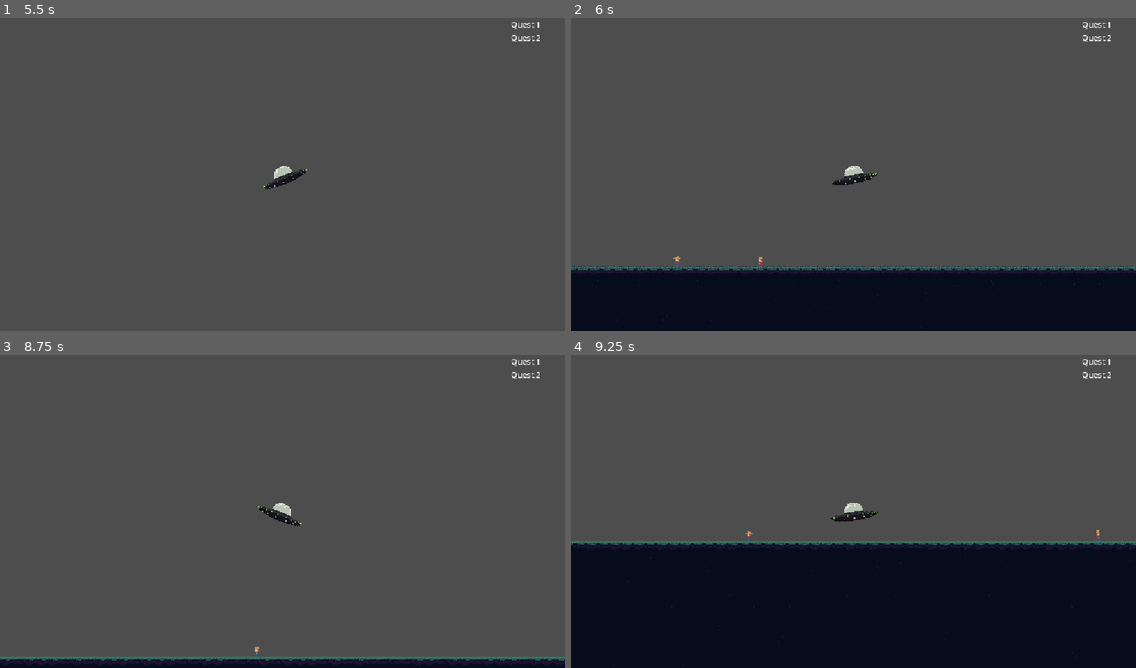
Above: before the commit, frames 1-4 (two rows, left to right).
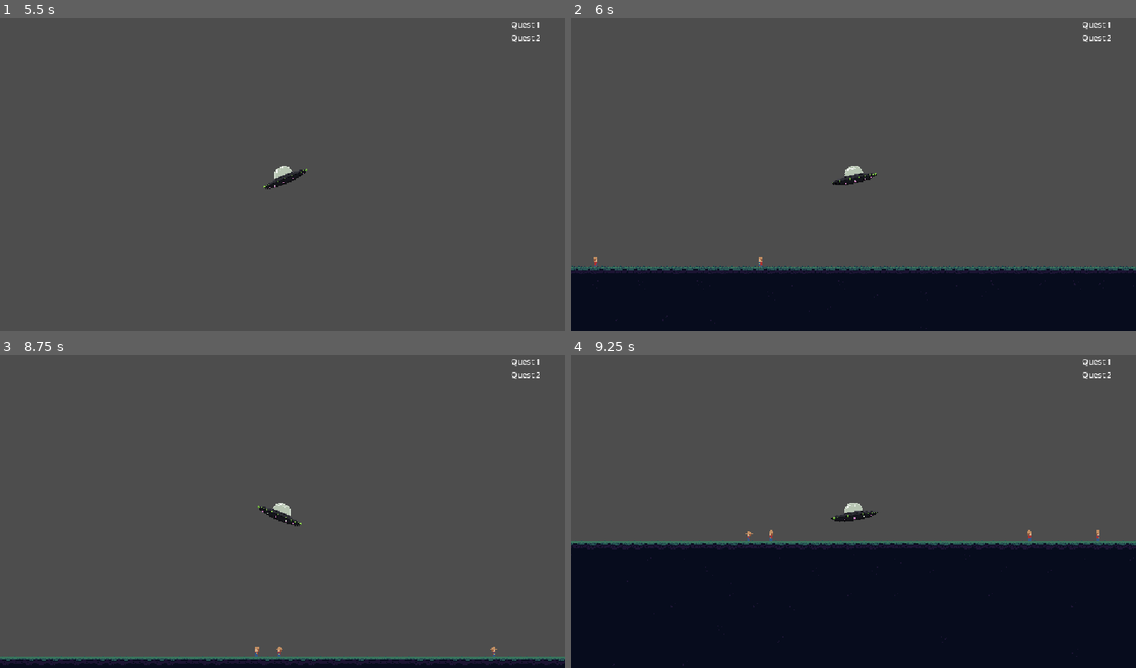
Above: after the commit, the same moments.

Repository: levilindsey/ld58
Game: Godot game, scene res://src/core/main.tscn
Same seed, same stepped clock (60 frames per second), same inputs: the game is played once before the commit and once after it.
Inputs:
- Up to frame 1 (5.5 s): tap Enter at 0.5 s; hold Right (ui_right) 0.53-1.28 s; tap P every 1.5 s from 0.6 to 5.1 s; tap Space (ui_select) at 0.77, 1.52, 2, 3.02, 3.77, 4.52 s; hold Down (ui_down) 1.28-2.03 s; tap O at 1.35, 2.85, 4.35 s; hold Right (ui_right) 2.03-2.78 s; hold Up (ui_up) 2.78-3.53 s; hold Left (ui_left) 3.53-5.03 s; hold Down (ui_down) from 5.03 s (still down)
- Up to frame 2 (6 s): release Down (ui_down) at 5.78 s; hold Right (ui_right) from 5.78 s (still down); tap O at 5.85 s
- Up to frame 3 (8.75 s): tap Space (ui_select) at 6.02, 6.77, 7.52 s; release Right (ui_right) at 6.53 s; hold Up (ui_up) 6.53-7.28 s; tap P at 6.6, 8.1 s; hold Right (ui_right) 7.28-8.03 s; tap O at 7.35 s; hold Down (ui_down) from 8.03 s (still down)
- Up to frame 4 (9.25 s): release Down (ui_down) at 8.78 s; hold Left (ui_left) from 8.78 s (still down); tap O at 8.85 s; tap Space (ui_select) at 9.02 s

Frame 1 is identical in both runs. In frame 2, less than 0.1% of the frame differs, in the area x 4-20%, y 76-80%; in frame 3, less than 0.1%; in frame 4, less than 0.1%, in the area x 35-82%, y 55-60%.
Error in both runs: Cannot call method 'get_texture' on a null value. (res://src/core/utils.gd:451)

Commit message:
Teleport enemies
Teleport enemies from one end of the map to the other when:

1) the enemy walks within a threshold of the edge

Diff:
--- a/src/core/game_panel.gd
+++ b/src/core/game_panel.gd
@@ -55,14 +55,28 @@
         is_shifting_chunks = true
         var right_chunk := _get_right_most_level_chunk()
         var right_chunk_bounds := right_chunk.get_bounds()
+        var right_chunk_enemies = _get_enemies_in_right_most_level_chunk(_delta)
         right_chunk.global_position.x = combined_level_chunk_bounds.position.x - right_chunk_bounds.size.x
+        for enemy in right_chunk_enemies:
+            enemy.position.x -= combined_level_chunk_bounds.size.x - 50
+            # reset the y position and velocity in case the enemy fell through
+            # the level for some unknown reason
+            enemy.position.y = -1
+            enemy.velocity.y = 0
         await get_tree().process_frame
         _update_bounds()
         is_shifting_chunks = false
     elif G.player.global_position.x > right_threshold:
         is_shifting_chunks = true
         var left_chunk := _get_left_most_level_chunk()
+        var left_chunk_enemies = _get_enemies_in_left_most_level_chunk(_delta)
         left_chunk.global_position.x = combined_level_chunk_bounds.end.x
+        for enemy in left_chunk_enemies:
+            enemy.position.x += combined_level_chunk_bounds.size.x - 50
+            # reset the y position and velocity in case the enemy fell through
+            # the level for some unknown reason
+            enemy.position.y = -1
+            enemy.velocity.y = 0
         await get_tree().process_frame
         _update_bounds()
         is_shifting_chunks = false
@@ -117,3 +131,21 @@
             return %LevelChunkB
         else:
             return %LevelChunkC
+
+func _get_enemies_in_right_most_level_chunk(delta: float) -> Array:
+    var filtered_enemies = []
+    for enemy in G.enemies:
+        var right_chunk_left_boundary = _get_right_most_level_chunk().get_bounds().position.x
+        var next_x_position = enemy.position.x + enemy.velocity.x * delta
+        if enemy.position.x > right_chunk_left_boundary or next_x_position > right_chunk_left_boundary:
+            filtered_enemies.append(enemy)
+    return filtered_enemies
+
+func _get_enemies_in_left_most_level_chunk(delta: float) -> Array:
+    var filtered_enemies = []
+    for enemy in G.enemies:
+        var left_chunk_right_boundary = _get_left_most_level_chunk().get_bounds().end.x
+        var next_x_position = enemy.position.x + enemy.velocity.x * delta
+        if enemy.position.x < left_chunk_right_boundary or next_x_position < left_chunk_right_boundary:
+            filtered_enemies.append(enemy)
+    return filtered_enemies
--- a/src/enemy/enemy.gd
+++ b/src/enemy/enemy.gd
@@ -57,6 +57,12 @@
 
     move_and_slide()
 
+    # teleport the enemy if it is going to walk off the end of the map
+    if velocity.x < 0 and abs(position.x - G.game_panel.combined_level_chunk_bounds.position.x) < 50:
+        position.x = G.game_panel.combined_level_chunk_bounds.end.x - 50
+    if velocity.x > 0 and abs(G.game_panel.combined_level_chunk_bounds.end.x - position.x) < 50:
+        position.x = G.game_panel.combined_level_chunk_bounds.position.x + 50
+
     # Detect when we start and stop contacting the floor.
     var next_is_on_floor = is_on_floor()
     if next_is_on_floor != was_on_floor:
